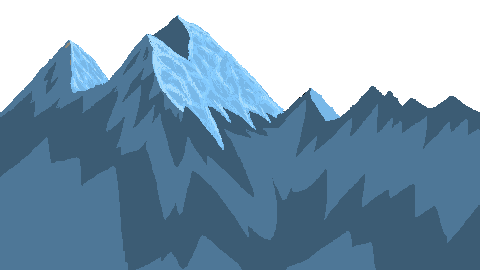
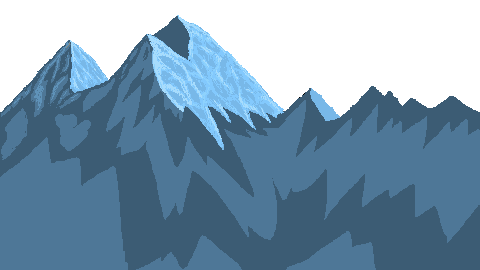
The second w=480, h=270 image is a revision of the first. Changes to its layers:
painted on "Layer 2" over [left=0, top=35, right=153, bottom=160]
